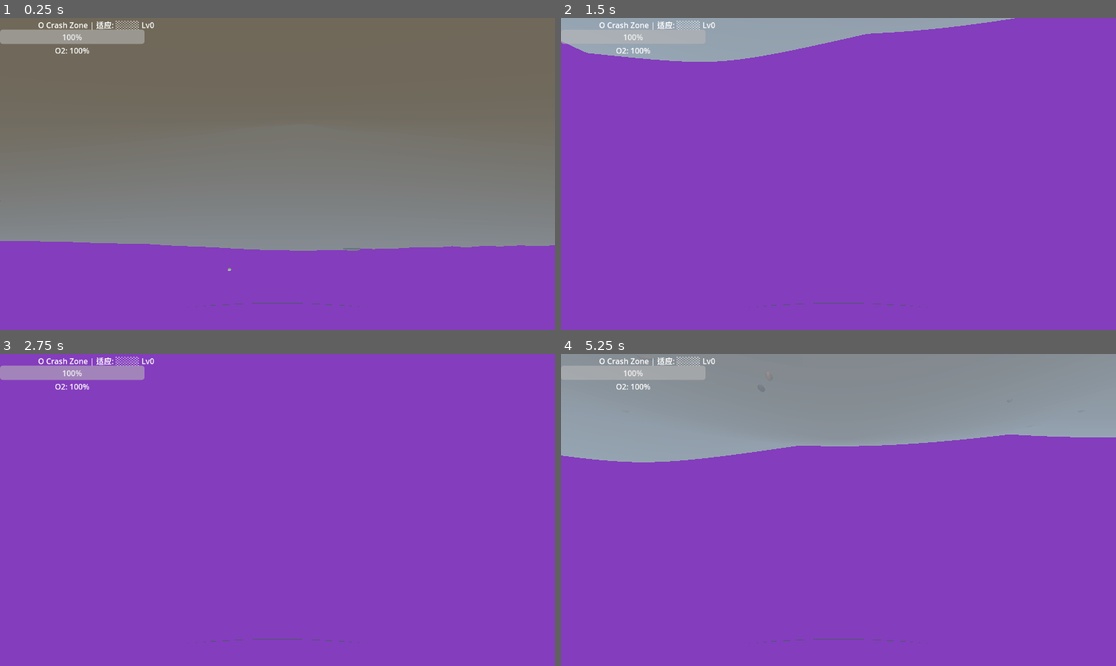
Above: before the commit, frames 1-4 (two rows, left to right).
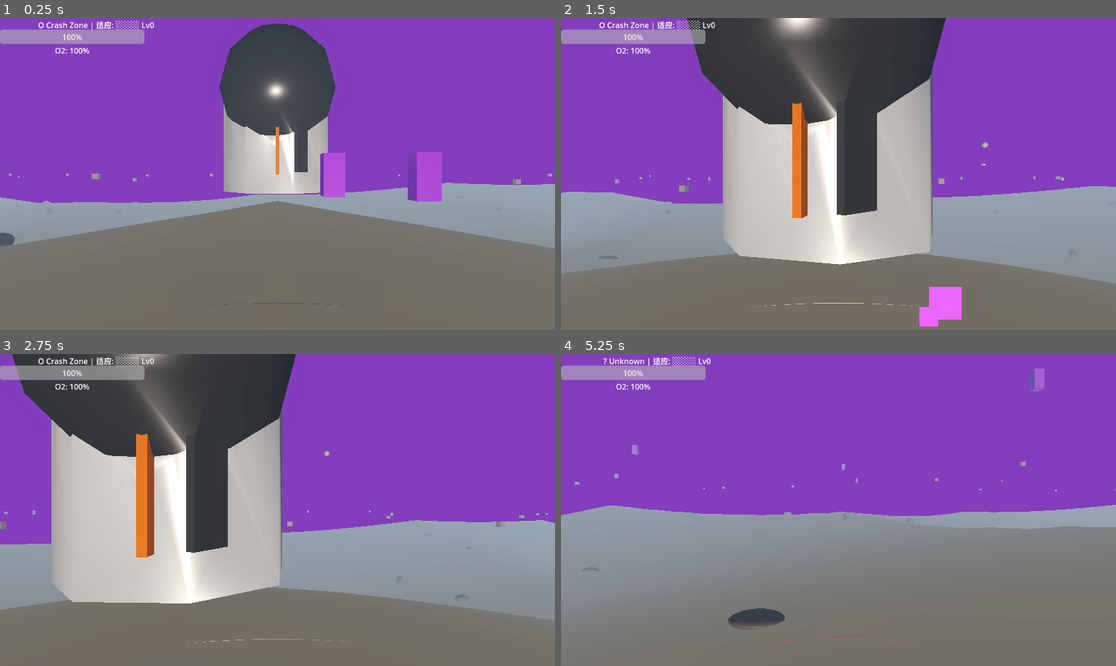
Above: after the commit, the same moments.

Repository: qnctx/star-abyss-game
Game: Godot game, scene res://scenes/main.tscn
The game is run twice, just before and just after one commit, with the same random seed, the same clock (stepped at 60 frames per second) and the same inputs.
Inputs (mouse positions are in pixels of both pictures, inside the frame that each line leads up to):
- Up to frame 1 (0.25 s): no input
- Up to frame 2 (1.5 s): tap Enter at 0.5 s; move the mouse to (866, 174) at 0.52 s; hold W (move_forward) from 0.53 s (still down); tap Space (jump) at 0.6, 0.77, 1.07 s; click (866, 174) at 0.67 s; move the mouse to (810, 174) at 1.27 s; tap Ctrl (crouch) at 1.35 s
- Up to frame 3 (2.75 s): keep holding W (move_forward); tap Space (jump) at 1.52, 1.55, 1.82, 2.3 s; move the mouse to (288, 503) at 2.02 s; hold E (interact) from 2.03 s (still down)
- Up to frame 4 (5.25 s): keep holding W (move_forward); move the mouse to (832, 516) at 2.77 s; release E (interact) at 2.78 s; tap Z (prone) at 2.85 s; click (832, 516) at 2.92 s; tap Space (jump) at 3.02, 3.05, 3.32, 3.77, 3.8, 4.07, 4.52, 4.55, 4.82 s; move the mouse to (877, 513) at 3.52 s; press the mouse at (877, 513) at 3.53 s; move the mouse to (794, 506) at 4.27 s; release the mouse at (794, 506) at 4.28 s; tap Shift (sprint) at 4.35 s; move the mouse to (844, 510) at 5.02 s; tap T (teleport) at 5.1 s; click (844, 510) at 5.17 s

The runs differ from the first frame. In frame 1, 98% of the frame differs, in the area x 0-100%, y 0-100%; in frame 2, 69%; in frame 3, 69%; in frame 4, 79%.

Commit message:
Simplify: no gravity, no jumping, pure XZ move + terrain Y-snap every frame

Diff:
--- a/src/scripts/player.gd
+++ b/src/scripts/player.gd
@@ -97,28 +97,19 @@
 	var move_vec := Vector3(input_dir.x, 0, input_dir.y)
 	var direction = (transform.basis * move_vec).normalized()
 
-	# Jump — release from ground before jumping
-	if Input.is_action_just_pressed("jump") and _movement_state < 2 and is_on_floor():
-		velocity.y = jump_force
-
-	# Apply gravity
-	velocity.y -= 20.0 * delta
-
 	# Set horizontal velocity from input
 	velocity.x = direction.x * current_speed
 	velocity.z = direction.z * current_speed
+	velocity.y = 0.0  # No automatic gravity — we manually control Y every frame
 
-	# Move and let CharacterBody3D handle terrain collision + floor snapping
+	# Move on XZ plane only
 	move_and_slide()
 
-	# Manual terrain snap — only override Y after move_and_slide() settles
-	# This ensures the player always hugs the terrain surface regardless of slope
+	# Snap Y to terrain surface EVERY frame — this is the only way to keep player on terrain
+	# since the terrain MeshInstance3D has no physics body, move_and_slide() can't collide with it
 	if WorldGenerator:
 		var terrain_y = WorldGenerator.get_height_at(Vector2(global_position.x, global_position.z))
-		var player_bottom = global_position.y - _target_eye_height
-		# Only snap down, never push up (allows jumping off slopes)
-		if player_bottom > terrain_y + 0.05:
-			global_position.y = terrain_y + _target_eye_height
+		global_position.y = terrain_y + _target_eye_height
 
 	# Clamp to world boundary — prevent player from leaving 100x100 terrain
 	global_position.x = clamp(global_position.x, -WORLD_HALF, WORLD_HALF)
